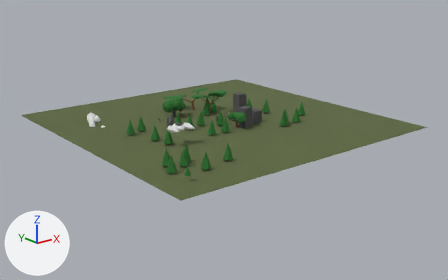
An edit to the glTF model public/models/assets.glb, drawn before and after from the same camera.
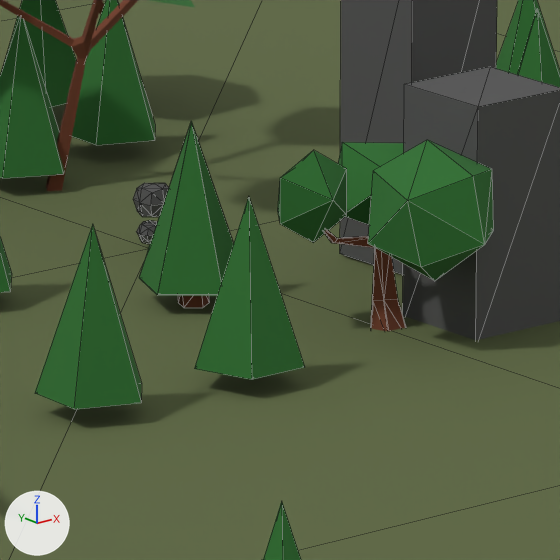
There are two pictures of each version: one whole from a camera (50 mm lens) standing at (-79.7, -102.1, 36.2) and looking at (0.0, -2.4, -3.7), one close up on the part from 46% to 56% of the width and 36% to 53% of the height. Every picture has the same lights, and +X, +Y and +Z are marked at lower left. The close-ups show mesh edges as thin lines. Where no turn or scale is listed for an object, it has been applied to the vertices. Vertices at the same position are counted once.
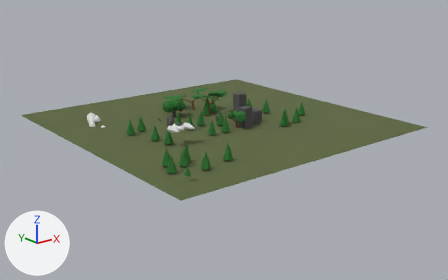
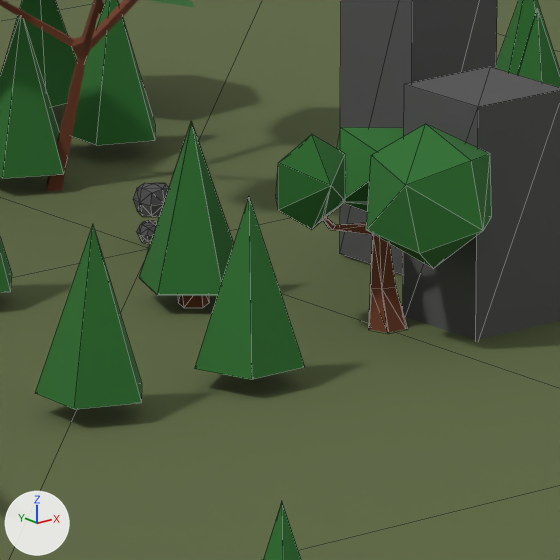
Pixel boxes (x1, y1, x2, y2) of what changed, in the close-ups (560 x 560 px):
'Tree.001', reshaped, moved, turned, rescaled
    before: (278, 140, 494, 331)
    after: (139, 121, 233, 307)
'Tree.003', added (green)
    after: (276, 124, 492, 333)
    faces in mat_green (dark green #2d702f): (276, 124, 492, 268)
    faces in mat_brown (brown #703c26): (322, 216, 407, 333)
'Tree', unchanged, covered by the edit
    before: (139, 121, 233, 307)

The edits, one by one:
me_cylinder is used by ob_tree_001; location (0.14, -6.72, 0.08); scale (0.378, 0.378, 0.378).
me_cylinder had 82 vertices, 148 faces and spanned x -5.6..3.03, y -6.87..4.59, z -0.78..9.51.
me_cylinder now has 16 vertices, 28 faces and spans x -0.95..0.95, y -0.81..1.0, z -0.01..2.26.
me_cylinder part 1: the whole mesh is rebuilt.
Mesh me_tree_003 is new.
It has 76 vertices, 148 faces and spans x -2.11..1.16, y -2.6..1.74, z -0.01..3.98.
Faces by material slot: [84, 64].
It uses material mat_brown (brown #703c26).
It uses material mat_green (dark green #2d702f).
Object 'Tree.001' (ob_tree_001) moves from (0.14, -6.72, 0.08) to (-1.7, -3.39, 0.01).
Object 'Tree.001' (ob_tree_001) turns from (0, 0, 0) to (0, 0, 32) degrees about x, y and z.
Object 'Tree.001' (ob_tree_001) is rescaled from (0.378, 0.378, 0.378) to (1.0, 1.0, 1.49).
Object 'Tree.003' (ob_tree_003) is new; it shows me_tree_003.
Its location is (0.09, -6.72, 0.0).
